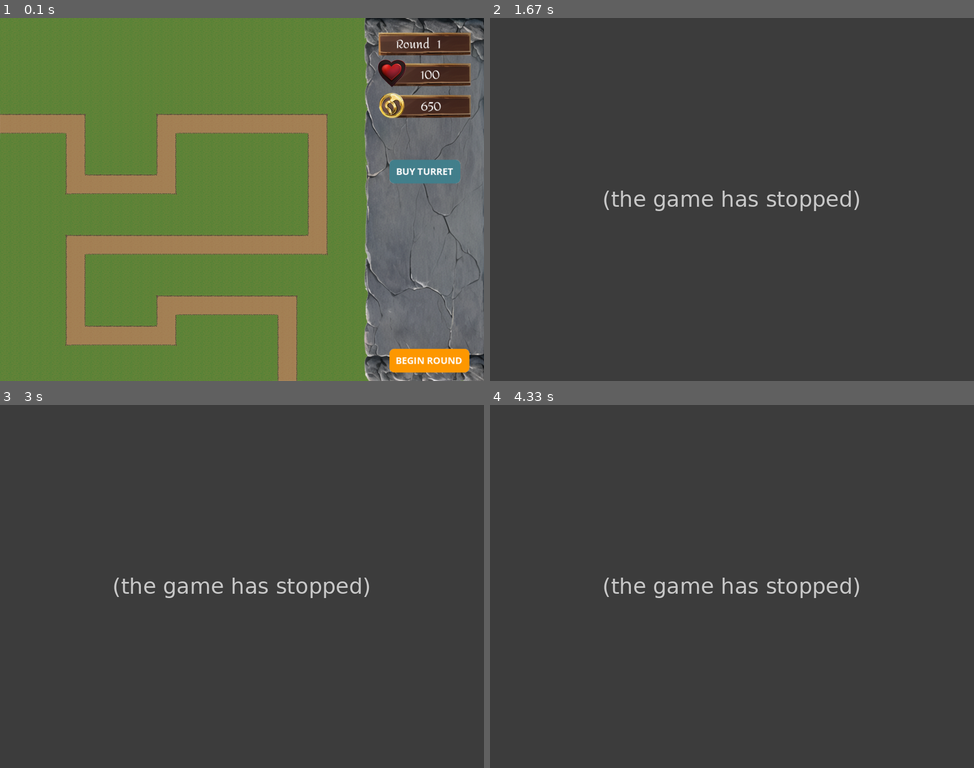
Above: before the commit, frames 1-4 (two rows, left to right).
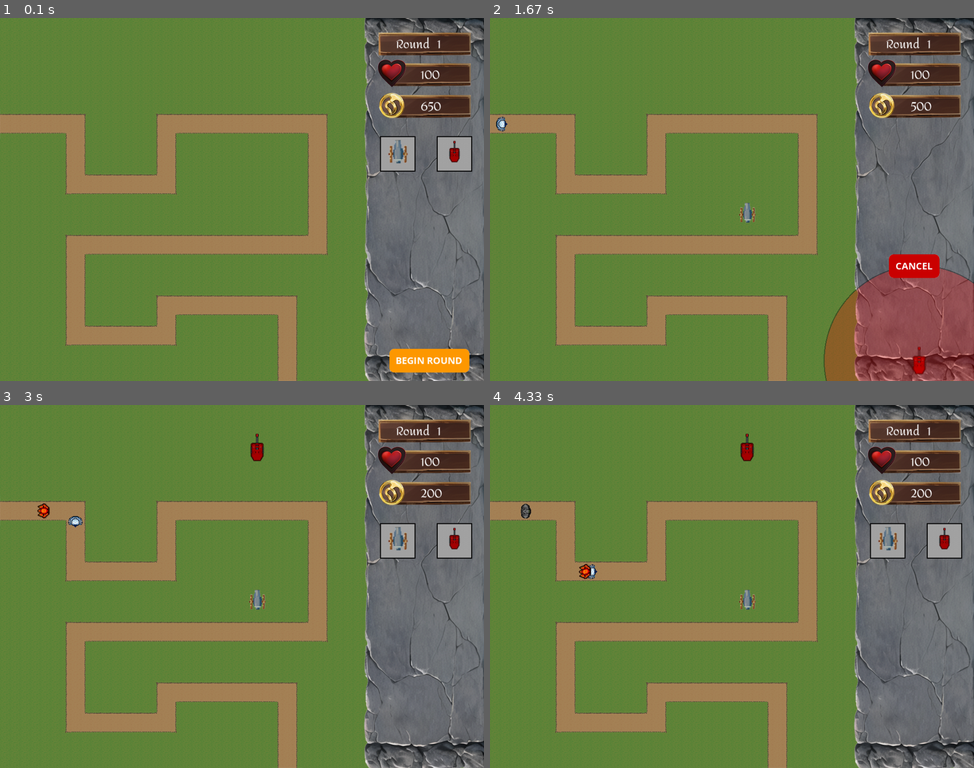
Above: after the commit, the same moments.

Repository: peter5454/PyGame
Game: pygame game, started from main.py
Same seed, same stepped clock (60 frames per second), same inputs: the game is played once before the commit and once after it.
Inputs (mouse positions are in pixels of both pictures, inside the frame that each line leads up to):
- Up to frame 1 (0.1 s): no input
- Up to frame 2 (1.67 s): click (886, 152) at 0.38 s; click (736, 224) at 0.72 s; click (944, 152) at 1.05 s; click (920, 359) at 1.38 s
- Up to frame 3 (3 s): click (251, 463) at 1.72 s; click (454, 539) at 2.05 s
- Up to frame 4 (4.33 s): click (886, 539) at 3.38 s; click (882, 579) at 3.72 s; click (901, 655) at 4.05 s

The runs differ from the first frame. In frame 1, 2.0% of the frame differs, in the area x 78-98%, y 32-46%; in frame 2, 99%, in the area x 0-100%, y 0-100%; in frame 3, 98%; in frame 4, 98%.
Error before the commit: NameError: name 'turret_time' is not defined (main.py line 348); the game stopped at 0.72 s (later frames are placeholders)

Commit message:
Finished upgrading towers and made two towers

Diff:
--- a/main.py
+++ b/main.py
@@ -6,6 +6,7 @@
 from buttons import Button
 from turrets import Turret
 import math as mt
+from turrets_data import TURRET_DATA
 
 #initialise pygame
 pg.init()
@@ -24,6 +25,7 @@
 last_enemy_spawn = pg.time.get_ticks()
 placing_turrets = False
 selected_turret = None
+turret_equipped = None
 
 #load images
 #map
@@ -48,10 +50,15 @@
 
 #turrets
 cursor_turret = pg.image.load('assets/images/turrets/cursor_turret.png').convert_alpha()
+cursor_turret2 = pg.image.load('assets/images/turrets/Xcursor_turret.png').convert_alpha()
 turret_sheet = pg.image.load('assets/images/turrets/cannon_1.png').convert_alpha()
+turret_sheet2 = pg.image.load('assets/images/turrets/turret_1.png').convert_alpha()
+upgraded_sheet = pg.image.load('assets/images/turrets/cannon_2.png').convert_alpha()
+upgraded_sheet2 = pg.image.load('assets/images/turrets/turret_2.png').convert_alpha()
 
 #buttons
-buy_turret_image = pg.image.load('assets/images/buttons/buy_turret.png').convert_alpha()
+buy_turret_image = pg.image.load('assets/images/buttons/Turret_button.png').convert_alpha()
+buy_turret_image2 = pg.image.load('assets/images/buttons/Turret_button2.png').convert_alpha()
 cancel_image = pg.image.load('assets/images/buttons/cancel.png').convert_alpha()
 begin_image = pg.image.load('assets/images/buttons/begin.png').convert_alpha()
 restart_image = pg.image.load('assets/images/buttons/restart.png').convert_alpha()
@@ -63,7 +70,8 @@
 turret_group = pg.sprite.Group()
 
 #create buttons
-turret_button = Button(c.SCREEN_WIDTH - 200 ,300, buy_turret_image)
+turret_button = Button(c.SCREEN_WIDTH - 220 ,250, buy_turret_image)
+turret_button2 = Button(c.SCREEN_WIDTH - 100 ,250, buy_turret_image2)
 cancel_button = Button(c.SCREEN_WIDTH - 180 ,500, cancel_image)
 begin_button = Button(c.SCREEN_WIDTH - 200 ,700, begin_image)
 restart_button = Button(312.5 , 320, restart_image)
@@ -116,7 +124,7 @@
   else:
     print ("Out of Money")
 
-def create_turret(mouse_pos):
+def create_turret(mouse_pos,turret_name,animation_sheet,upgraded_animation_sheet):
   #close = False
   mouse_tile_x = mouse_pos[0] // c.TILE_SIZE
   mouse_tile_y = mouse_pos[1] // c.TILE_SIZE
@@ -135,7 +143,7 @@
             space_is_free = False
       #if it is a free space then create turret
       if space_is_free == True:
-        new_turret = Turret(turret_sheet, mouse_tile_x, mouse_tile_y)
+        new_turret = Turret(animation_sheet, mouse_tile_x, mouse_tile_y,turret_name,upgraded_animation_sheet)
         turret_group.add(new_turret)
         #deduct cost of turret
         world.money -= new_turret.cost
@@ -283,19 +291,36 @@
             selected_turret = None
     if placing_turrets == False and selected_turret == None:
       if turret_button.draw(screen):
-        placing_turrets = True
+        turret_equipped = TURRET_DATA.get("TURRET_CANNON", None)
+        new_turret = Turret(turret_sheet,0,0,turret_equipped[0]['name'],upgraded_sheet)
+        if world.money >= new_turret.cost:
+          placing_turrets = True
+        else:
+          turret_equipped = None
+
+      if turret_button2.draw(screen):
+        turret_equipped = TURRET_DATA.get("TURRET_TURRET", None)
+        new_turret = Turret(turret_sheet2,0,0,turret_equipped[0]['name'],upgraded_sheet2)
+        if world.money >= new_turret.cost:
+          placing_turrets = True
+        else:
+          turret_equipped = None
 
 
     if placing_turrets == True:
       cursort_rect = cursor_turret.get_rect()
       cursor_pos = pg.mouse.get_pos()
       cursort_rect.center = cursor_pos
-      screen.blit(cursor_turret, cursort_rect)
+      if turret_equipped[0]['name'] == "TURRET_TURRET":
+        screen.blit(cursor_turret2, cursort_rect) #create more for differnt turrets
+      else:
+        screen.blit(cursor_turret, cursort_rect) #reove else statement and create more if statments
+
 
       if tile_occupied(cursor_pos):
-        draw_circ(255,0,0,90,cursor_pos) #need to change to a varible that matches the turret range rather than a number
+        draw_circ(255,0,0,turret_equipped[0]['range'],cursor_pos) #need to change to a varible that matches the turret range rather than a number
       else:
-        draw_circ(128,128,128,90,cursor_pos) #need to change to a varible that matches the turret range rather than a number
+        draw_circ(128,128,128,turret_equipped[0]['range'],cursor_pos) #need to change to a varible that matches the turret range rather than a number
 
 
       if cancel_button.draw(screen):
@@ -338,13 +363,10 @@
         selected_turret = None
         clear_selected()
         if placing_turrets == True:
-          #check if there is enough money for a turret
-          new_turret = Turret(turret_sheet,0,0) # add instance for which turret it is
-          if world.money >= new_turret.cost:
-            place_turret = create_turret(mouse_pos) #need to pass the turret aswell
-            turret_time = pg.time.get_ticks()
-          if place_turret:
-            placing_turrets = False
+          place_turret = create_turret(mouse_pos,turret_equipped[0]['name'],new_turret.sprite_sheet,new_turret.sprite_upgraded_sheet) #need to pass the turret aswell
+          turret_time = pg.time.get_ticks()
+        if place_turret:
+          placing_turrets = False
         if pg.time.get_ticks() > turret_time + 10:
           if placing_turrets == False:
             selected_turret = select_turret(mouse_pos)
--- a/turrets.py
+++ b/turrets.py
@@ -6,7 +6,7 @@
 class Turret(pg.sprite.Sprite):
 
 
-    def __init__(self,sprite_sheet,tile_x,tile_y):
+    def __init__(self,sprite_sheet,tile_x,tile_y,Turret_type,sprite_upgraded_sheet):
         pg.sprite.Sprite.__init__(self)
         self.tile_x = tile_x
         self.tile_y = tile_y
@@ -22,6 +22,9 @@
         self.frame_index = 0
         self.update_time = pg.time.get_ticks()
 
+        #upgraded animation
+        self.sprite_upgraded_sheet = sprite_upgraded_sheet
+
         #image
         self.angle = 90
         self.original_image = self.animation_list[self.frame_index]
@@ -33,16 +36,19 @@
         #variables
         self.upgrade_level = 1
         self.max_level = len(TURRET_DATA)
-        self.range = 90
-
         self.selected = False
         self.target = None
-        self.cooldown = TURRET_DATA[self.upgrade_level - 1].get("cooldown")
-        self.damage = TURRET_DATA[self.upgrade_level - 1].get("damage")
-        self.cost = TURRET_DATA[self.upgrade_level - 1].get("cost")
-        self.upgrade_cost = TURRET_DATA[self.upgrade_level - 1].get("upgrade_cost")
+        self.type = TURRET_DATA.get(Turret_type, [])
+        self.range = self.type[self.upgrade_level - 1].get("range")
+
+
+        self.cooldown = self.type[self.upgrade_level - 1].get("cooldown")
+        self.damage = self.type[self.upgrade_level - 1].get("damage")
+        self.cost = self.type[self.upgrade_level - 1].get("cost")
+        self.upgrade_cost = self.type[self.upgrade_level - 1].get("upgrade_cost")
         self.last_shot = pg.time.get_ticks()
         self.tower_value = self.cost
+
 
 
     def load_images(self):
@@ -79,6 +85,7 @@
                     self.angle = math.degrees(math.atan2(-y_dist, x_dist))
           #damage enemy
                     self.target.health -= self.damage
+                    break
 
     def play_animation(self):
     #update image
@@ -105,10 +112,14 @@
 
     def upgrade(self):
         self.upgrade_level += 1
-        self.cooldown = TURRET_DATA[self.upgrade_level - 1]["cooldown"]
-        self.damage = TURRET_DATA[self.upgrade_level - 1]["damage"]
-        self.upgrade_cost = TURRET_DATA[self.upgrade_level - 1]["upgrade_cost"]
-        self.tower_value += TURRET_DATA[self.upgrade_level - 2]["upgrade_cost"]
+        self.range = self.type[self.upgrade_level - 1].get("range")
+        self.cooldown = self.type[self.upgrade_level - 1]["cooldown"]
+        self.damage = self.type[self.upgrade_level - 1]["damage"]
+        self.upgrade_cost = self.type[self.upgrade_level - 1]["upgrade_cost"]
+        self.tower_value += self.type[self.upgrade_level - 2]["upgrade_cost"]
+        self.sprite_sheet = self.sprite_upgraded_sheet
+        self.animation_list = self.load_images()
+        self.original_image = self.animation_list[self.frame_index]
 
     def sell(self):
         cost = self.tower_value
--- a/turrets_data.py
+++ b/turrets_data.py
@@ -1,27 +1,39 @@
-TURRET_DATA =[
-    {
-        #1
-        "cooldown" : 1000,
-        "damage"  : 2,
-        "cost" : 150,
-        "upgrade_cost" : 200
-    },
-    {
-        #2
-        "cooldown" : 800,
-        "damage"  : 3,
-        "upgrade_cost" : 400
-    },
-    {
-        #3
-        "cooldown" : 500,
-        "damage"  : 5,
-        "upgrade_cost" : 600
-    },
-    {
-        #4
-        "cooldown" : 200,
-        "damage"  : 7,
-        "upgrade_cost" : 0
-    }
-]
+TURRET_DATA = {
+    "TURRET_CANNON": [
+        {
+            "name" : "TURRET_CANNON",
+            "range": 90,
+            "level": 1,
+            "cooldown": 1000,
+            "damage": 2,
+            "cost": 150,
+            "upgrade_cost": 500
+        },
+        {
+            "range": 90,
+            "level": 2,
+            "cooldown": 400,
+            "damage": 7,
+            "upgrade_cost": 0
+        }
+    ],
+    "TURRET_TURRET": [
+        {
+            "name" : "TURRET_TURRET",
+            "range": 200,
+            "level": 1,
+            "cooldown": 2000,
+            "damage": 10,
+            "cost": 300,
+            "upgrade_cost": 500
+        },
+        {
+            "range": 250,
+            "level": 2,
+            "cooldown": 1000,
+            "damage": 30,
+            "upgrade_cost": 0
+        }
+    ]
+
+}
Binary file added: assets/images/buttons/Turret_button.png
Binary file added: assets/images/buttons/Turret_button2.png
Binary file changed: assets/images/turrets/Xcursor_turret.png
